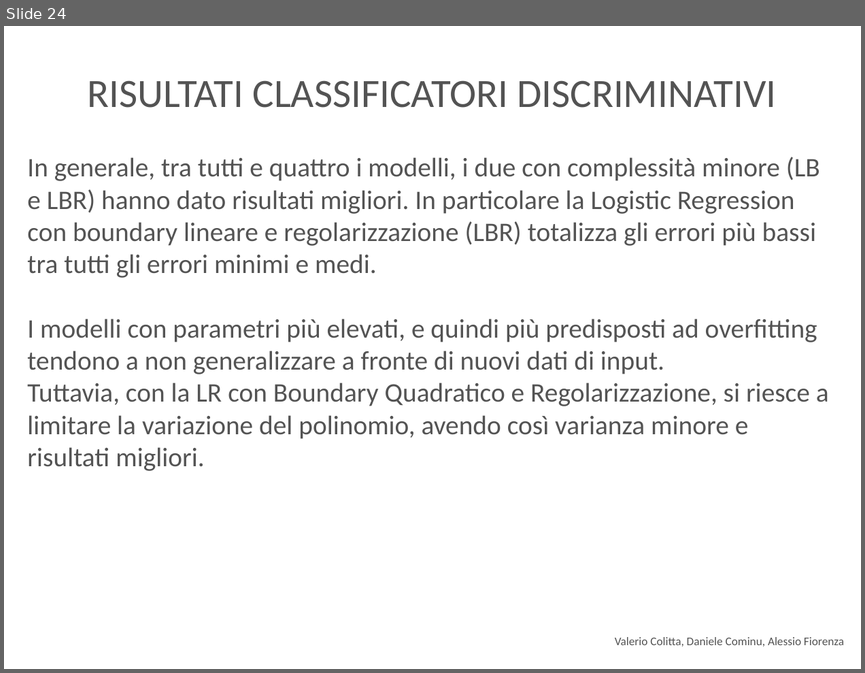
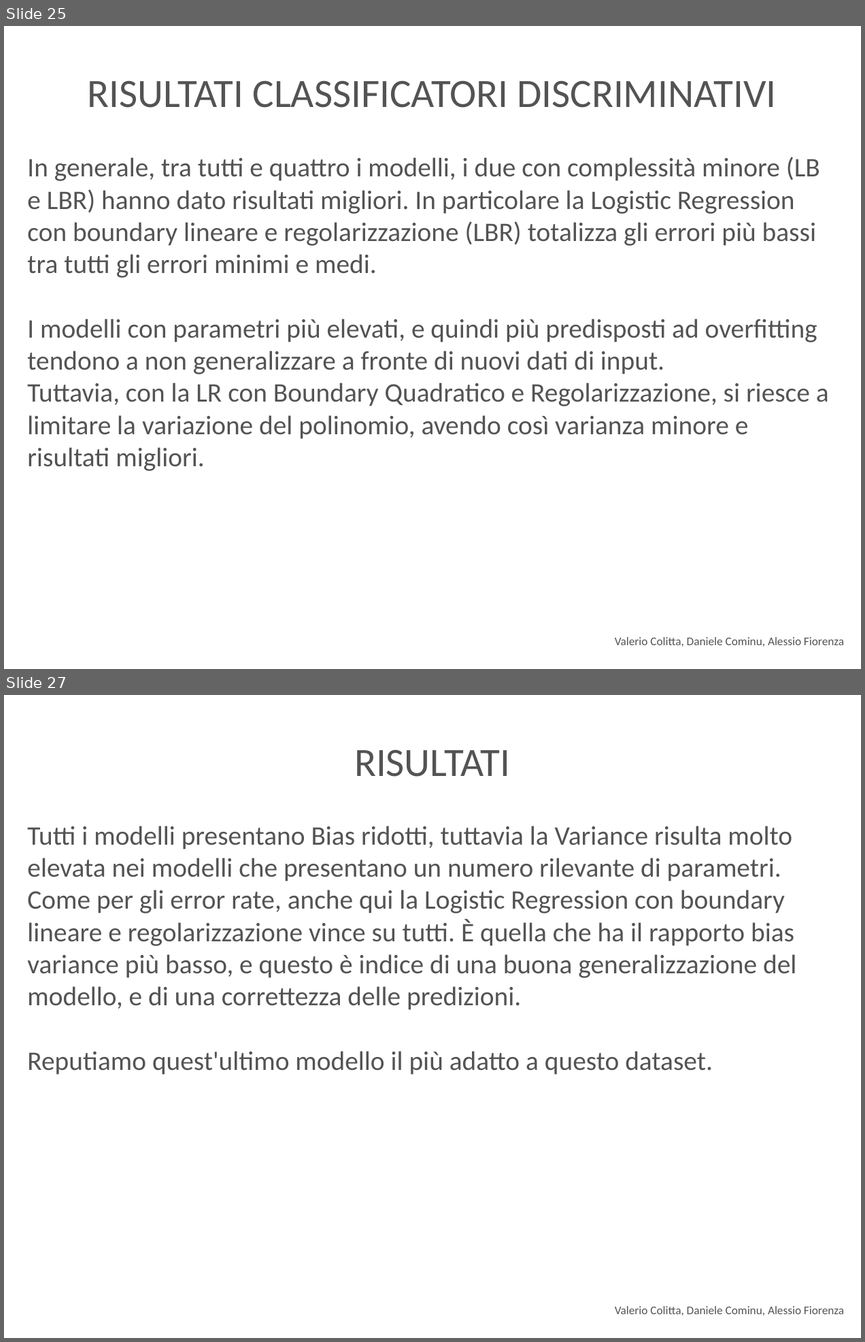
Before and after one commit to danielecominu/CreditApproval, a slide deck: Slide.odp. Shown one above the other, each under a label of ours: slide 24 before the commit, slides 25 and 27 after it; the slides between them are not shown. The pictures are 865x673 and 865x1342 pixels, drawn with LibreOffice and Linux fonts; fonts in the diff are those of the drawing. Boxes give left, top, right and bottom in pixels: in the first picture for what was removed or moved away, otherwise in the second. Text is boxed around its words. In the diff, an @@ line names an element or a change of style, - is before the commit and + after.

```diff
--- a/Slide.odp
+++ b/Slide.odp
@@ slide 27 added at box(4, 695, 861, 1338), background #FFFFFF @@
@@ title added at box(354, 749, 511, 777), 48 pt, text #535353 @@
+RISULTATI
@@ subtitle added at box(27, 826, 796, 1074), 32 pt, text #535353 @@
+Tutti i modelli presentano Bias ridotti, tuttavia la Variance risulta molto elevata nei modelli che presentano un numero rilevante di parametri.
+Come per gli error rate, anche qui la Logistic Regression con boundary lineare e regolarizzazione vince su tutti. È quella che ha il rapporto bias variance più basso, e questo è indice di una buona generalizzazione del modello, e di una correttezza delle predizioni.
+Reputiamo quest'ultimo modello il più adatto a questo dataset.
@@ text added at box(615, 1306, 844, 1315), 14 pt, text #535353 @@
+Valerio Colitta, Daniele Cominu, Alessio Fiorenza
@@ what was slide 24 is now slide 25 @@
```
Also in this commit, not shown: 1 slide changed, 3 other slides added, 1 other file.
